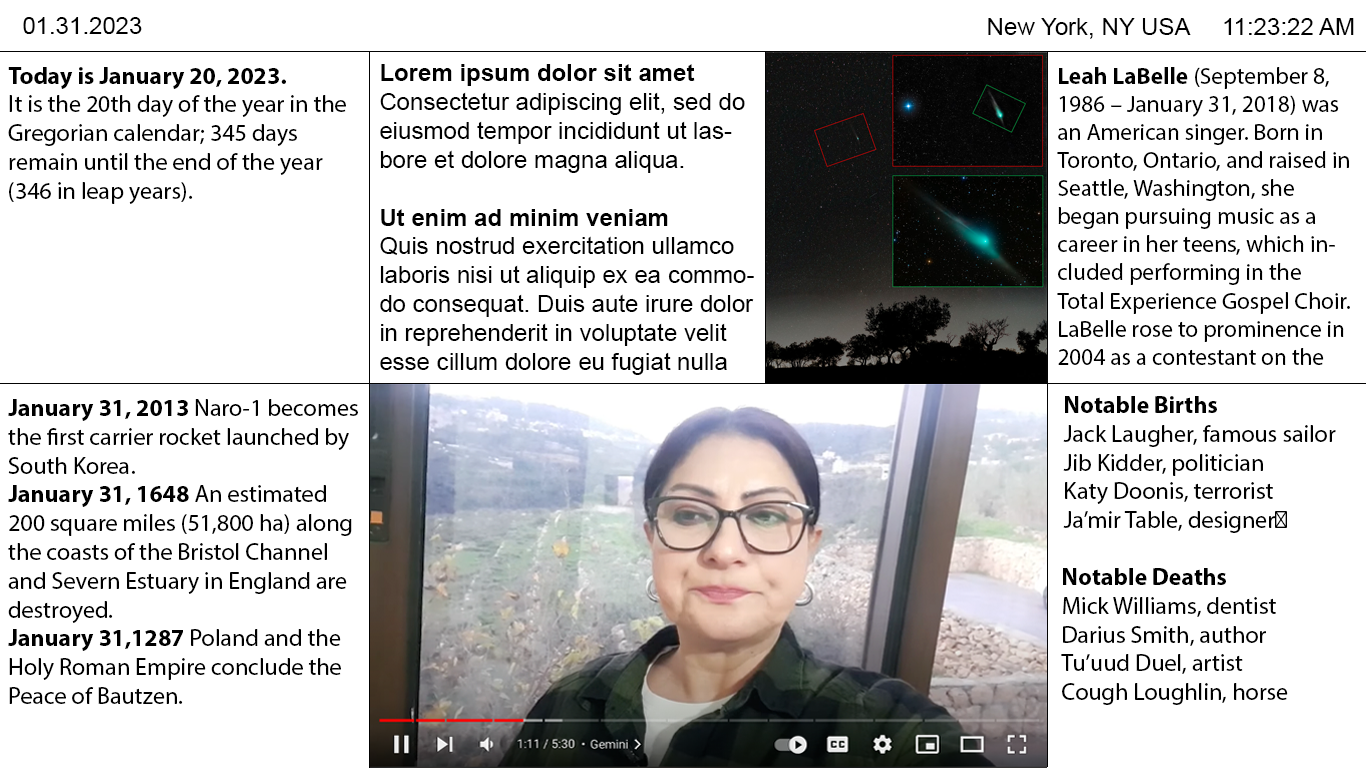
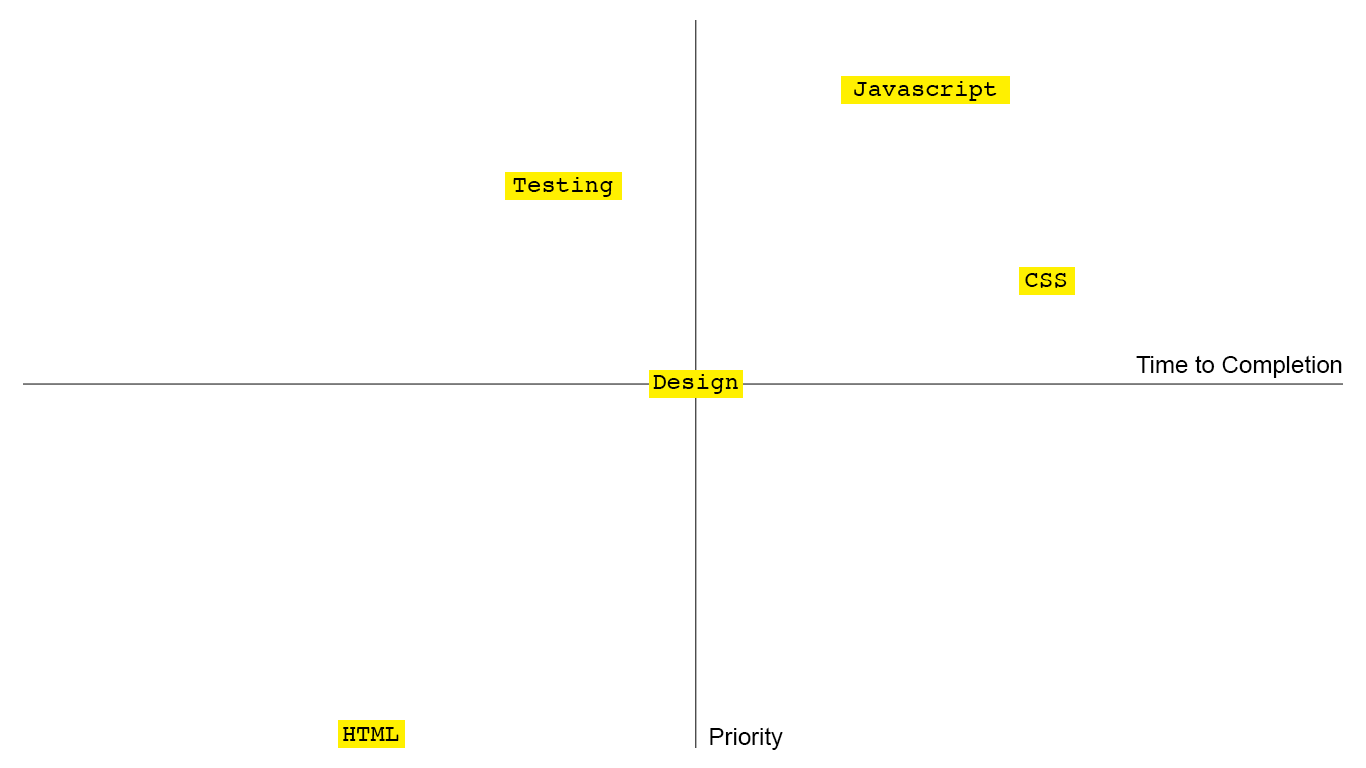
Layer changes from the first w=1366, h=768 image to the second:
added layer "Testing" above "HTML" over [513, 177, 613, 197]
added group "HTML" (1st of 2) with 2 layers above "DESIGN" over [338, 720, 405, 748]
added group "DESIGN" with 2 layers above "CSS" over [649, 370, 743, 398]
added layer "Rectangle 1 copy 4" in group "DESIGN" over [649, 370, 743, 398]
added group "JAVASCRIPT" with 2 layers above "Priority" over [841, 76, 1010, 104]
added layer "Javascript" in group "JAVASCRIPT" over [854, 81, 997, 101]
added layer "Rectangle 1 copy" in group "JAVASCRIPT" over [841, 76, 1010, 104]
added layer "Time to Completion" above "Rectangle 1" over [1136, 355, 1342, 378]
added layer "Rectangle 1" above "Line 3" over [505, 172, 622, 200]
added layer "Line 3" above "WIREFRAMES" over [23, 20, 1343, 748]
moved "Notable Deaths Mick Williams, dentist Darius Smith, author Tu’u" into group "WIREFRAMES" over [1061, 568, 1288, 705]
moved "Notable Births Jack Laugher, famous sailor Jib Kidder, politici" into group "WIREFRAMES" over [1063, 396, 1336, 533]
moved "January 31, 2013 Naro-1 becomes the first carrier rocket launc" into group "WIREFRAMES" over [8, 399, 358, 704]
moved "Leah LaBelle (September 8, 1986 – January 31, 2018) was an Amer" into group "WIREFRAMES" over [1057, 67, 1350, 365]
moved "Today is January 20, 2023. It is the 20th day of the year in th" into group "WIREFRAMES" over [8, 67, 346, 204]
moved "Lorem ipsum dolor sit amet Consectetur adipiscing elit, sed do" into group "WIREFRAMES" over [380, 64, 754, 375]
moved "New York, NY USA" into group "WIREFRAMES" over [988, 18, 1191, 39]
moved "11:23:22 AM" into group "WIREFRAMES" over [1224, 18, 1354, 35]
moved "01.31.2023" into group "WIREFRAMES" over [23, 17, 142, 34]
moved "Layer 1" into group "WIREFRAMES" over [0, 17, 1366, 52]
moved "Layer 2" into group "WIREFRAMES" over [369, 383, 1047, 768]
moved "Layer 3" into group "WIREFRAMES" over [765, 52, 1047, 383]
…and 14 more changes (7 added, 7 stack)
